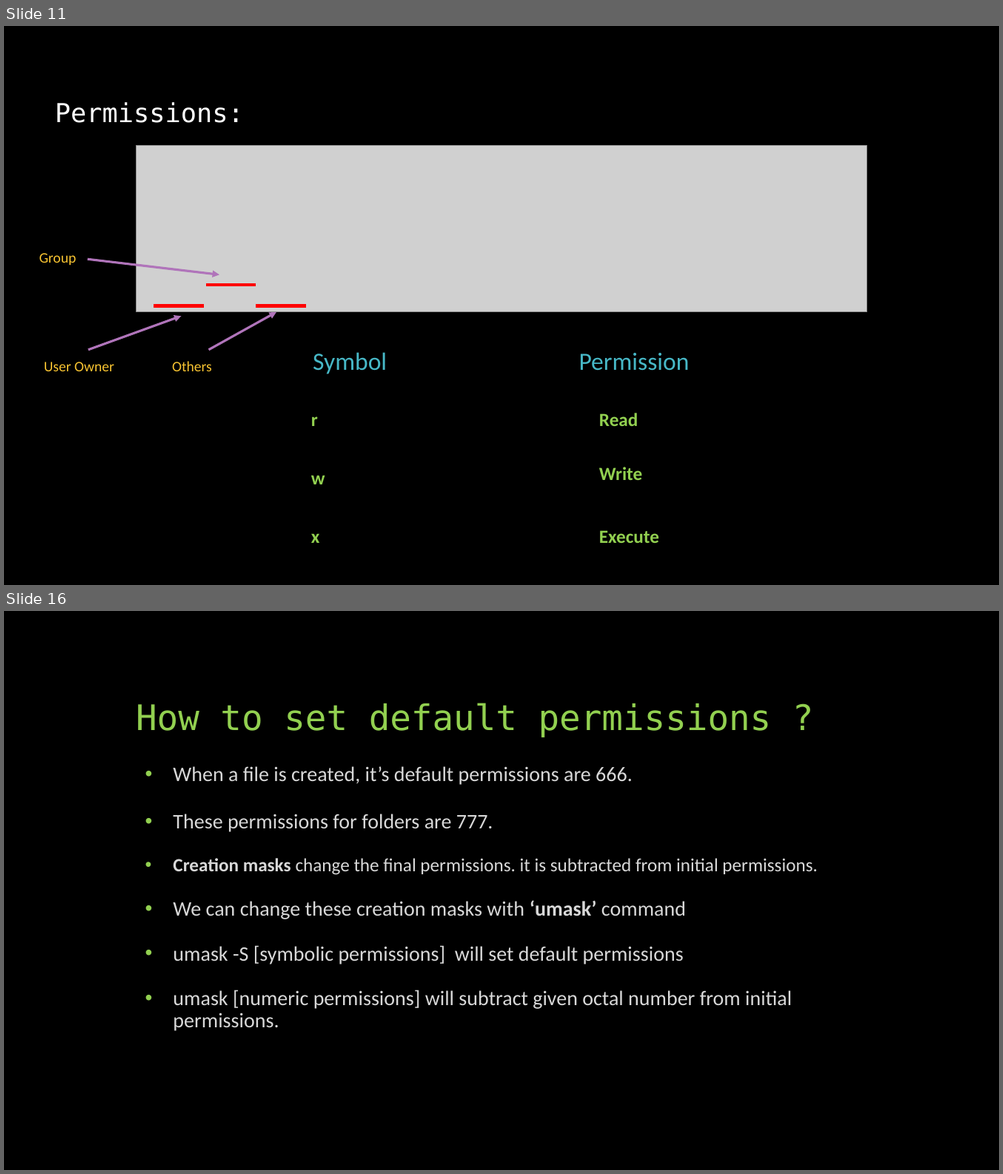
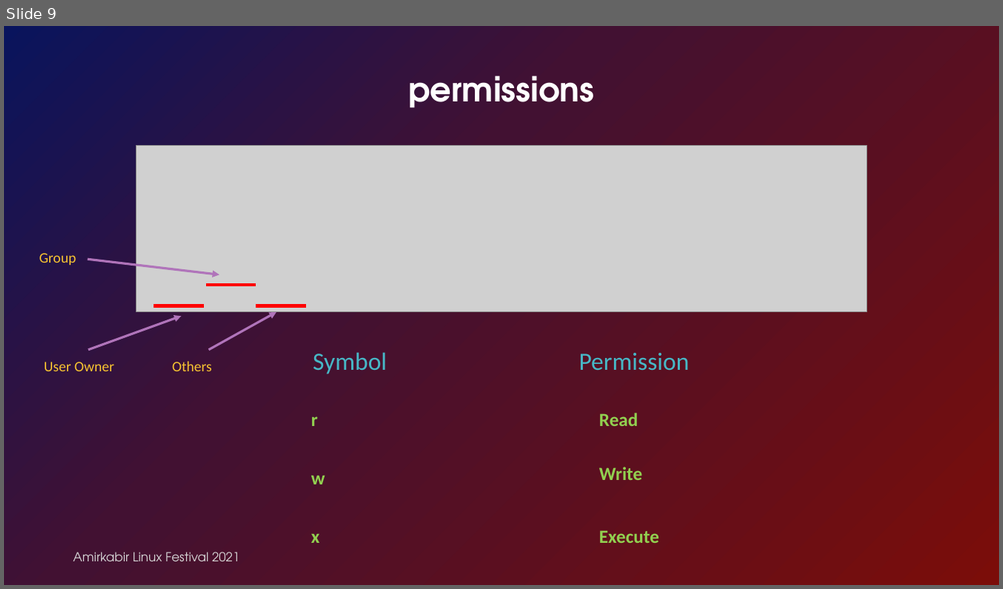
Before and after one commit to linuxfestival/introduction-to-linux-resources, a slide deck: PowerPoint/permissions.pptx. Shown one above the other, each under a label of ours: slides 11 and 16 before the commit, slide 9 after it; the slides between them are not shown. The pictures are 1003x1174 and 1003x589 pixels, drawn with LibreOffice and Linux fonts; fonts in the diff are those of the drawing; grey boxes stand for pictures. Boxes give left, top, right and bottom in pixels: in the first picture for what was removed or moved away, otherwise in the second. Text is boxed around its words. In the diff, an @@ line names an element or a change of style, - is before the commit and + after.

Commit message:
feat: Update permissions slides to change template

```diff
--- a/PowerPoint/permissions.pptx
+++ b/PowerPoint/permissions.pptx
@@ slide 16 removed at [4,611,999,1170], background #000000 @@
@@ title removed at [136,703,771,738] @@
-How to set default permissions ?
@@ text removed at [173,766,817,1031] @@
-• When a file is created, it’s default permissions are 666.
-• These permissions for folders are 777.
-• Creation masks change the final permissions. it is subtracted from initial permissions.
-• We can change these creation masks with ‘umask’ command
-• umask -S [symbolic permissions] will set default permissions
-• umask [numeric permissions] will subtract given octal number from initial permissions.
@@ what was slide 11 is now slide 9 @@
@@ slide 9 changed as well @@
@@ background #000000 to #FFFFFF @@
@@ rectangle added at [4,26,999,585], fill gradient #7B0D09 to #421132 to #09145D @@
@@ title at [408,76,594,108]: text changed; size 25.2 to 32 pt; font DejaVu Sans Mono to TeX Gyre Adventor; bold on @@
-Permissions:
+permissions
@@ text added at [73,552,239,562], 12 pt, text #D8D8D8 @@
+Amirkabir Linux Festival 2021
```
Also in this commit, not shown: 11 other slides changed, 2 slides added, 3 other slides removed.
